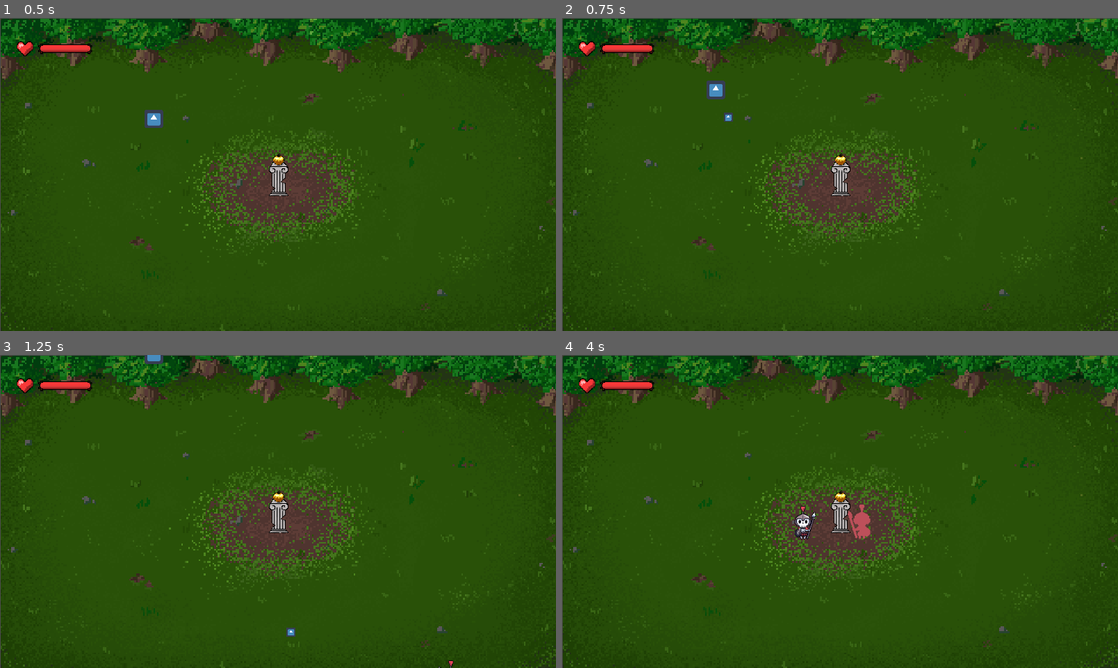
Above: before the commit, frames 1-4 (two rows, left to right).
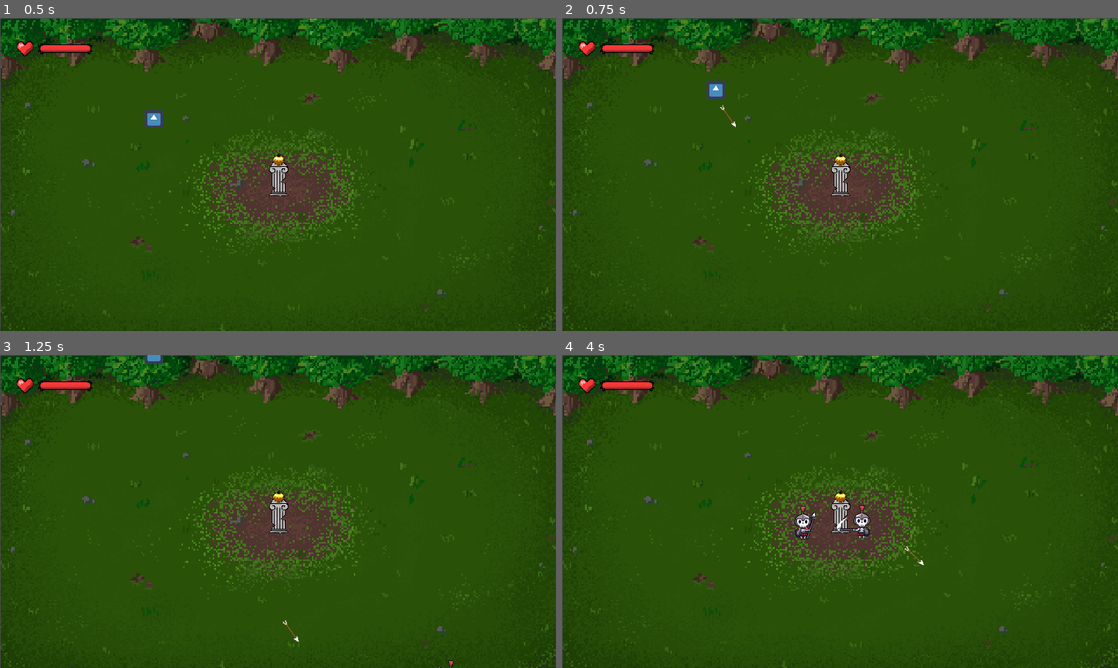
Above: after the commit, the same moments.

Repository: moisesjbc/atalanta-golden-odyssey
Game: Godot game, scene res://gameplay/main_stable/main_stable.tscn
The game is run twice, just before and just after one commit, with the same random seed, the same clock (stepped at 60 frames per second) and the same inputs. The engine's default icon, where the game draws it, is replaced by a stand-in: a white triangle on a blue panel in a dark square.
Inputs (mouse positions are in pixels of both pictures, inside the frame that each line leads up to):
- Up to frame 1 (0.5 s): no input
- Up to frame 2 (0.75 s): tap Enter at 0.5 s; move the mouse to (812, 237) at 0.52 s; hold Up (ui_up) from 0.53 s (still down); click (812, 237) at 0.67 s
- Up to frame 3 (1.25 s): keep holding Up (ui_up)
- Up to frame 4 (4 s): move the mouse to (1006, 558) at 1.27 s; move the mouse to (673, 464) at 2.02 s; release Up (ui_up) at 2.03 s; hold Left (ui_left) 2.03-3.53 s; move the mouse to (867, 511) at 2.77 s; click (867, 511) at 2.92 s; move the mouse to (756, 433) at 3.52 s; hold Down (ui_down) from 3.53 s (still down)

Frame 1 is identical in both runs. In frame 2, less than 0.1% of the frame differs, in the area x 28-32%, y 27-35%; in frame 3, less than 0.1%; in frame 4, 0.3%, in the area x 49-66%, y 47-68%.

Commit message:
Add arrow sprite

Diff:
--- a/godot-project/gameplay/bullet/bullet.gd
+++ b/godot-project/gameplay/bullet/bullet.gd
@@ -12,6 +12,7 @@
 # Called when the node enters the scene tree for the first time.
 func _ready():
 	velocity = (target_position - global_position).normalized()
+	look_at(target_position)
 
 
 # Called every frame. 'delta' is the elapsed time since the previous frame.
--- a/godot-project/gameplay/bullet/bullet.tscn
+++ b/godot-project/gameplay/bullet/bullet.tscn
@@ -1,10 +1,10 @@
 [gd_scene load_steps=4 format=2]
 
-[ext_resource path="res://icon.png" type="Texture" id=1]
+[ext_resource path="res://gameplay/bullet/flecha.png" type="Texture" id=1]
 [ext_resource path="res://gameplay/bullet/bullet.gd" type="Script" id=2]
 
 [sub_resource type="RectangleShape2D" id=1]
-extents = Vector2( 32, 31.5 )
+extents = Vector2( 87, 7 )
 
 [node name="bullet" type="KinematicBody2D"]
 scale = Vector2( 0.5, 0.5 )
@@ -13,12 +13,15 @@
 script = ExtResource( 2 )
 
 [node name="sprite" type="Sprite" parent="."]
+scale = Vector2( 0.2, 0.2 )
 texture = ExtResource( 1 )
 
 [node name="collision_shape" type="CollisionShape2D" parent="."]
-position = Vector2( 0, 0.5 )
+position = Vector2( -3, -3 )
 shape = SubResource( 1 )
 
 [node name="visibility_notifier" type="VisibilityNotifier2D" parent="."]
+position = Vector2( -3, -3 )
+scale = Vector2( 8.7, 0.7 )
 
 [connection signal="viewport_exited" from="visibility_notifier" to="." method="_on_visibility_notifier_viewport_exited"]
Binary file added: godot-project/gameplay/bullet/flecha.png
Not shown, added: godot-project/gameplay/bullet/flecha.png.import
